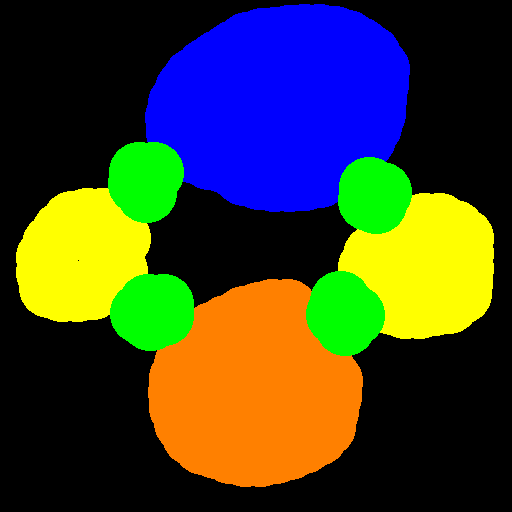
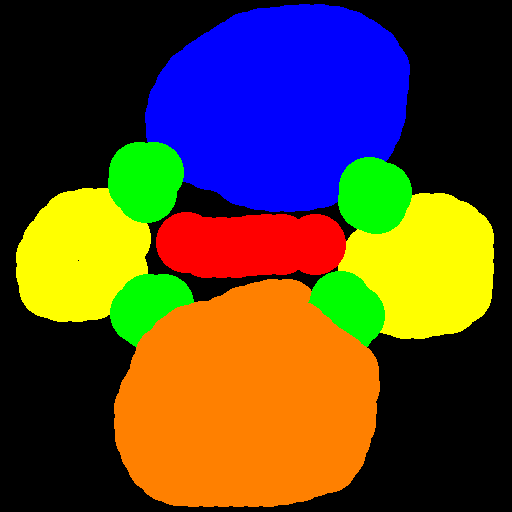
Comparing the layer stacks of the two 512 x 512 images. Changes:
painted on "Layer 1" over [114, 212, 380, 507]
